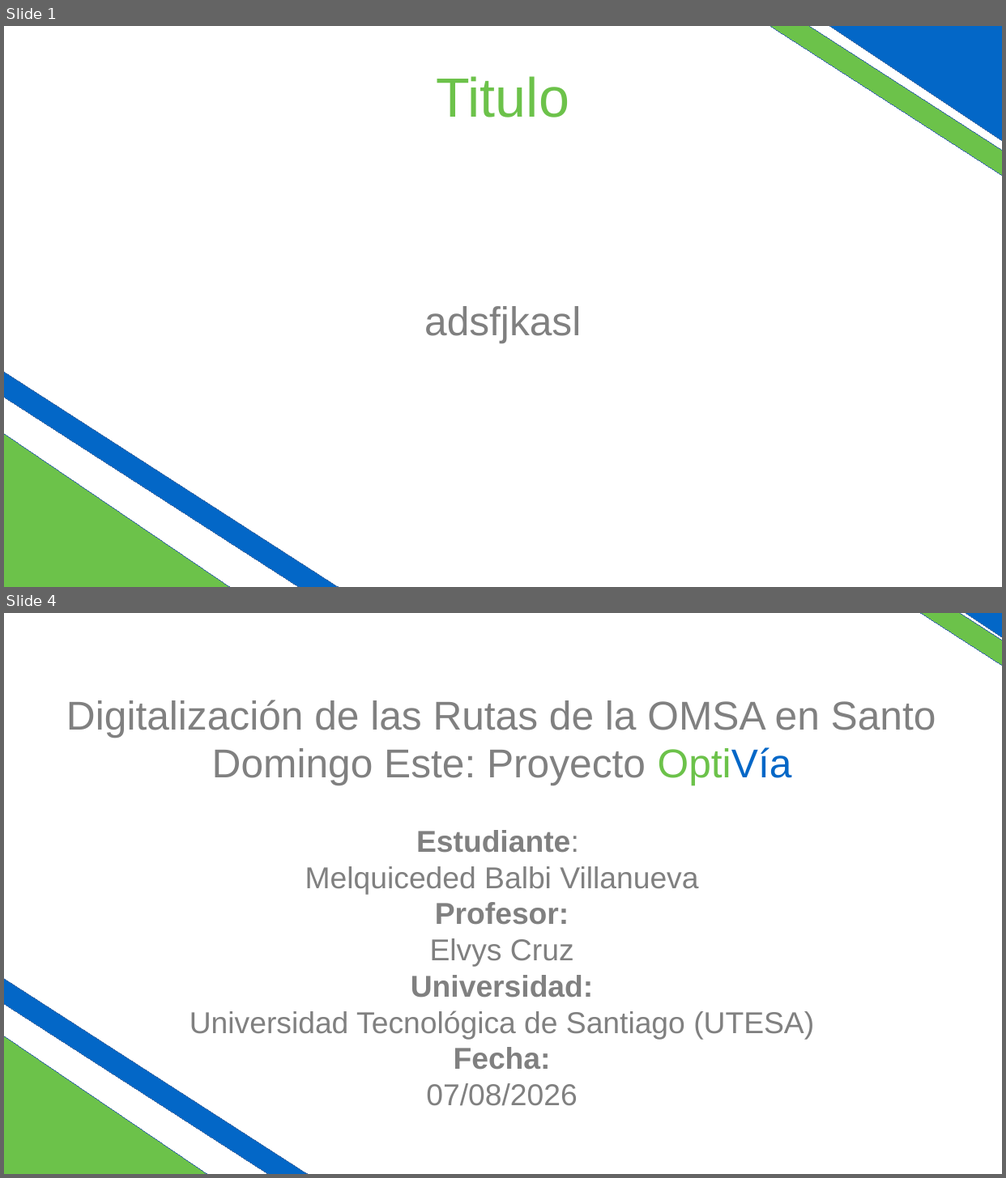
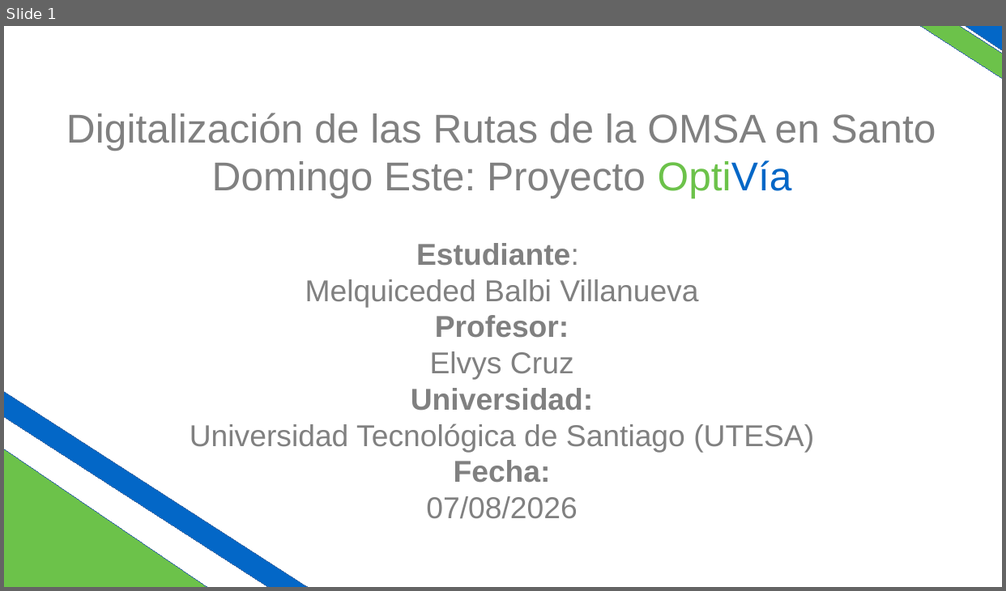
Before and after one commit to klbsoft/OptiVia, a slide deck: docs/Presentation_Ready.odp. Shown one above the other, each under a label of ours: slides 1 and 4 before the commit, slide 1 after it; the slides between them are not shown. The pictures are 1006x1178 and 1006x591 pixels, drawn with LibreOffice and Linux fonts; fonts in the diff are those of the drawing. Boxes give left, top, right and bottom in pixels: in the first picture for what was removed or moved away, otherwise in the second. Text is boxed around its words. In the diff, an @@ line names an element or a change of style, - is before the commit and + after.

```diff
--- a/docs/Presentation_Ready.odp
+++ b/docs/Presentation_Ready.odp
@@ slide 1 removed at (4,26,1002,587), background #FFFFFF @@
@@ rectangle removed at (603,26,1002,321) @@
@@ diamond removed at (796,26,1002,162) @@
@@ title removed at (437,76,569,118) @@
-Titulo
@@ rectangle removed at (4,263,459,587) @@
@@ subtitle removed at (424,306,581,344) @@
-adsfjkasl
@@ diamond removed at (4,411,253,587) @@
@@ what was slide 4 is now slide 1 @@
```
Also in this commit, not shown: 5 slides changed, 13 slides added, 2 other slides removed, 6 other files.
